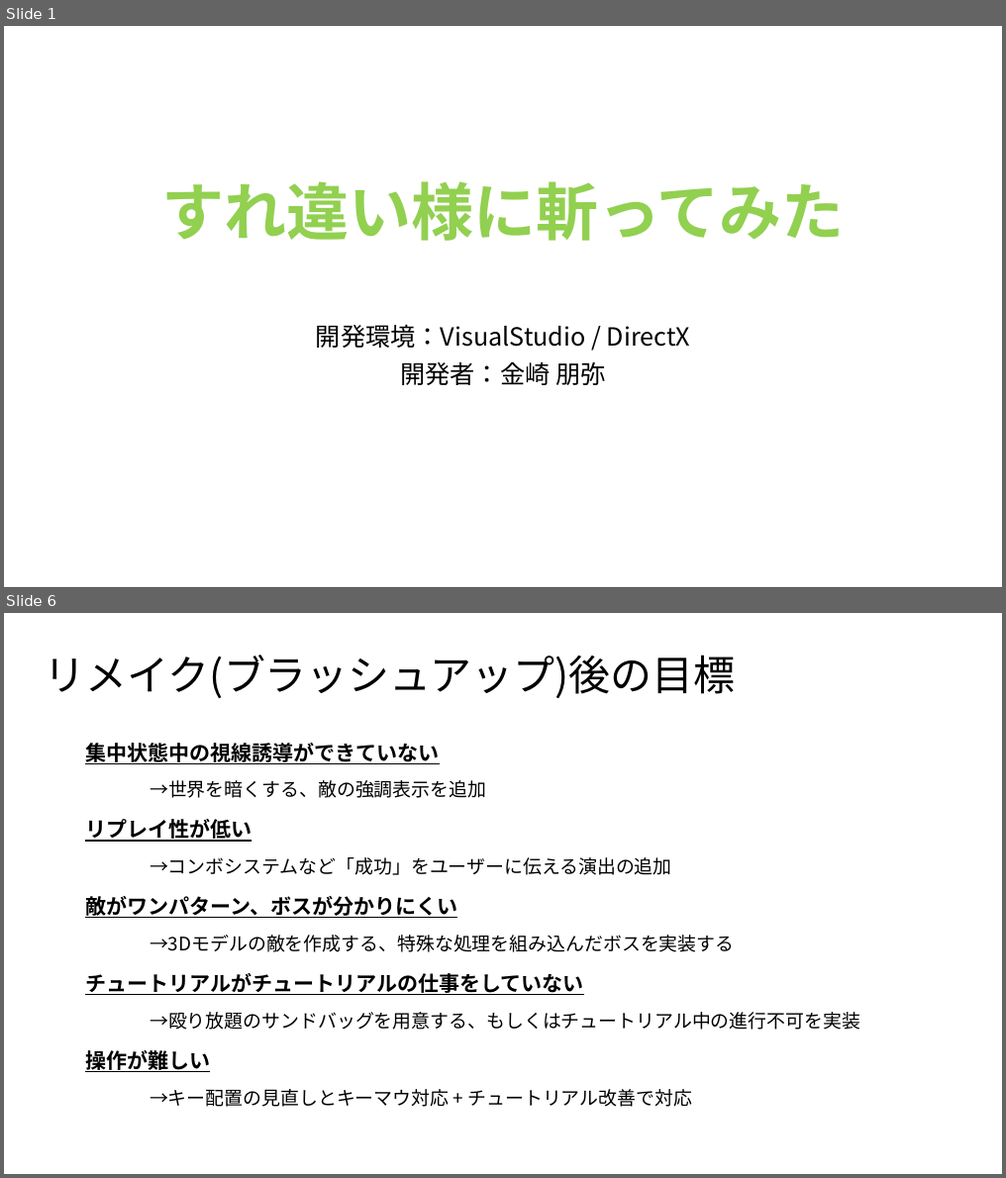
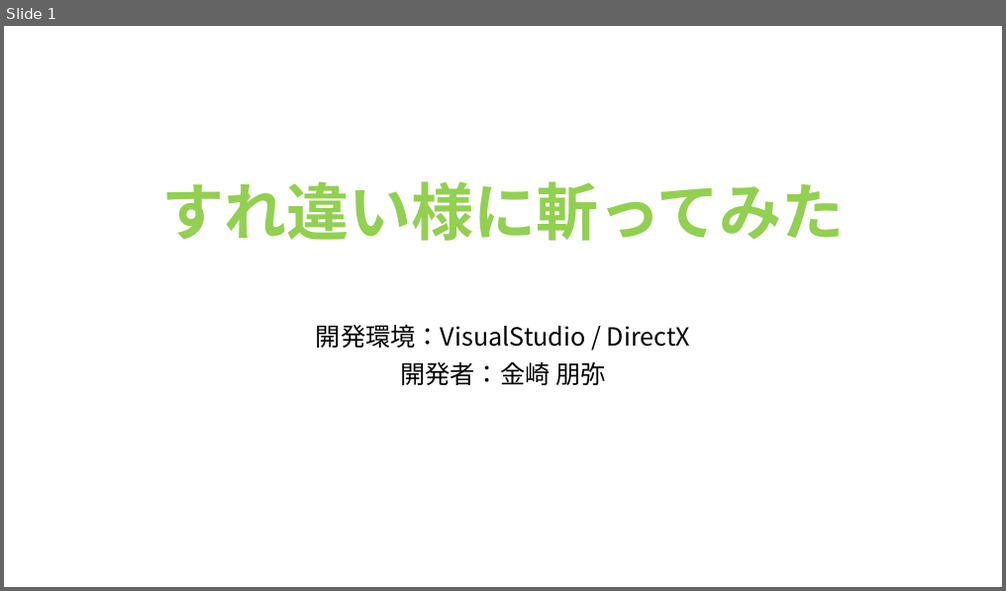
Before and after one commit to TomoyaKanazaki/Act_OneMonth, a slide deck: 企画系資料/企画書.pptx. Shown one above the other, each under a label of ours: slides 1 and 6 before the commit, slide 1 after it; the slides between them are not shown. The pictures are 1006x1178 and 1006x591 pixels, drawn with LibreOffice and Linux fonts; fonts in the diff are those of the drawing. Boxes give left, top, right and bottom in pixels: in the first picture for what was removed or moved away, otherwise in the second. Text is boxed around its words. In the diff, an @@ line names an element or a change of style, - is before the commit and + after.

Commit message:
ゲーム性の転換 ＊ゲームとして成立していません＊

```diff
--- a/企画系資料/企画書.pptx
+++ b/企画系資料/企画書.pptx
@@ slide 6 removed at box(4, 613, 1002, 1174), background #FFFFFF @@
@@ text removed at box(45, 655, 736, 698) @@
-リメイク(ブラッシュアップ)後の目標
@@ text removed at box(85, 743, 440, 764) @@
-集中状態中の視線誘導ができていない
@@ text removed at box(150, 780, 486, 798) @@
-→世界を暗くする、敵の強調表示を追加
@@ text removed at box(85, 819, 252, 842) @@
-リプレイ性が低い
@@ text removed at box(150, 858, 672, 875) @@
-→コンボシステムなど「成功」をユーザーに伝える演出の追加
@@ text removed at box(85, 896, 457, 918) @@
-敵がワンパターン、ボスが分かりにくい
@@ text removed at box(150, 935, 734, 953) @@
-→3Dモデルの敵を作成する、特殊な処理を組み込んだボスを実装する
@@ text removed at box(85, 973, 584, 995) @@
-チュートリアルがチュートリアルの仕事をしていない
@@ text removed at box(150, 1012, 860, 1030) @@
-→殴り放題のサンドバッグを用意する、もしくはチュートリアル中の進行不可を実装
@@ text removed at box(85, 1051, 210, 1072) @@
-操作が難しい
@@ text removed at box(150, 1089, 692, 1107) @@
-→キー配置の見直しとキーマウ対応 + チュートリアル改善で対応
```
Also in this commit, not shown: 1 slide changed, 3 slides added, 4 other slides removed, 28 other files.
